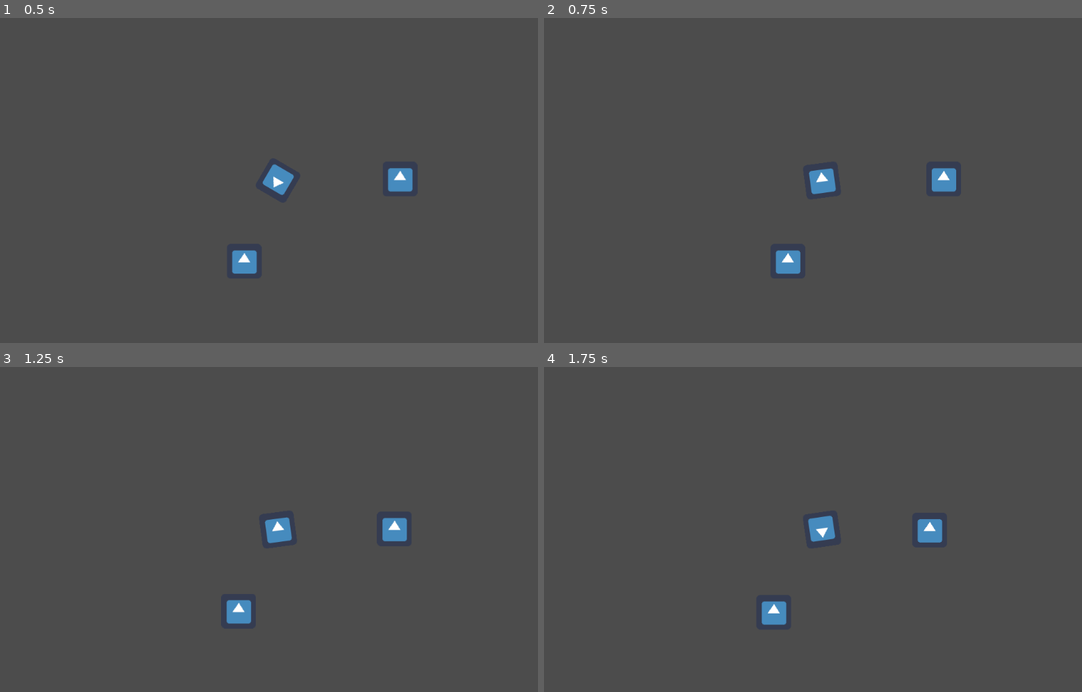
Above: before the commit, frames 1-4 (two rows, left to right).
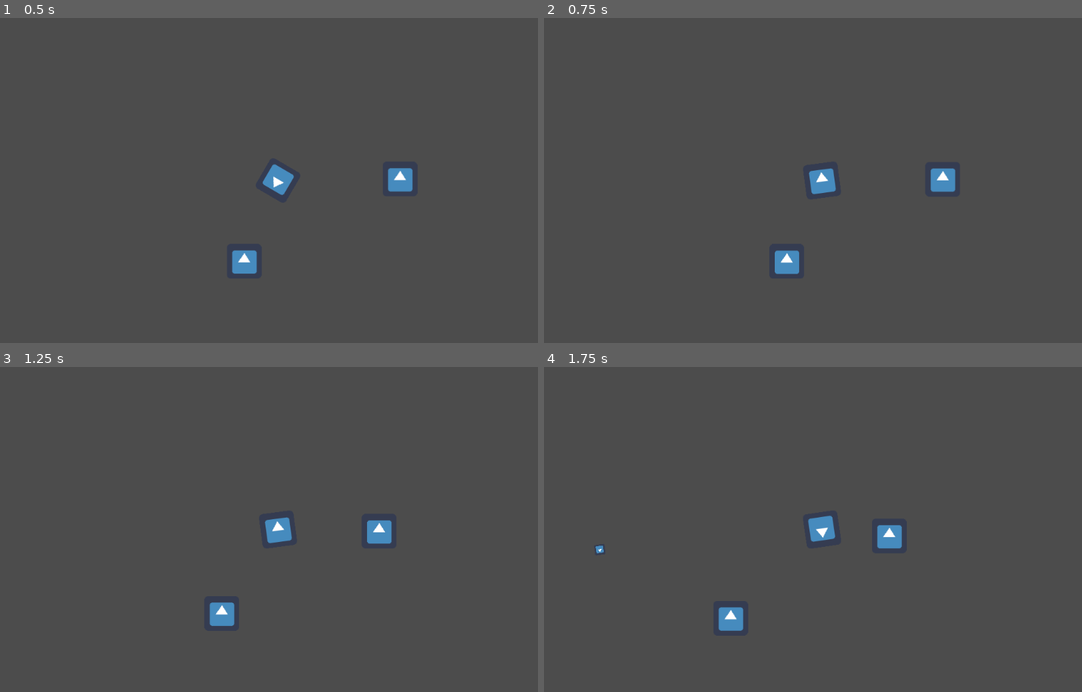
Above: after the commit, the same moments.

Repository: kpfries/moonshot2020
Game: Godot game, scene res://Scenes/Sample_Scene.tscn
Two runs of this game, one before a commit and one after it. Both use one fixed random seed, a clock stepped at 60 frames per second and the inputs below. The project has no main scene, so this scene is started directly. The engine's default icon, where the game draws it, is replaced by a stand-in: a white triangle on a blue panel in a dark square.
Inputs (mouse positions are in pixels of both pictures, inside the frame that each line leads up to):
- Up to frame 1 (0.5 s): no input
- Up to frame 2 (0.75 s): tap Enter at 0.5 s; move the mouse to (942, 164) at 0.52 s; hold Up (ui_up) from 0.53 s (still down); right-click (942, 164) at 0.6 s
- Up to frame 3 (1.25 s): keep holding Up (ui_up); click (398, 513) at 0.8 s
- Up to frame 4 (1.75 s): move the mouse to (710, 545) at 1.27 s; release Up (ui_up) at 1.28 s; click (710, 545) at 1.35 s; right-click (710, 545) at 1.55 s

Frame 1 is identical in both runs. In frame 2, 0.1% of the frame differs, in the area x 42-77%, y 46-79%; in frame 3, 1.0%; in frame 4, 1.4%, in the area x 9-75%, y 46-82%.

Commit message:
better bullet behavior
bullets spawn from the actor shooting them and inherit the shooter's velocity and transform.  Despawn on collision with physics body

Diff:
--- a/Scenes/Actors/Player.tscn
+++ b/Scenes/Actors/Player.tscn
@@ -20,6 +20,9 @@
 [node name="Sprite" type="Sprite" parent="."]
 texture = ExtResource( 1 )
 
+[node name="Gun" type="Node2D" parent="Sprite"]
+position = Vector2( 44.4974, 22.5136 )
+
 [node name="RayCast2D" type="RayCast2D" parent="Sprite"]
 position = Vector2( 36.929, 0 )
 enabled = true
--- a/Scenes/Projectiles/Bullet.tscn
+++ b/Scenes/Projectiles/Bullet.tscn
@@ -14,3 +14,4 @@
 [node name="Sprite" type="Sprite" parent="."]
 scale = Vector2( 0.3, 0.3 )
 texture = ExtResource( 1 )
+[connection signal="body_entered" from="." to="." method="_on_Bullet_body_entered"]
--- a/Scenes/Sample_Scene.tscn
+++ b/Scenes/Sample_Scene.tscn
@@ -24,6 +24,7 @@
 position = Vector2( 408.814, 231.251 )
 can_sleep = false
 linear_velocity = Vector2( 0, 0 )
+thrust = 200
 tether = NodePath("../Rigid Tether")
 
 [node name="Asteroid" parent="." instance=ExtResource( 2 )]
--- a/Scripts/Bullet.gd
+++ b/Scripts/Bullet.gd
@@ -1,17 +1,27 @@
 extends Area2D
 
 
-export var speed: float = 500
+export var speed: float = 1000
 var vector = Vector2(0, -1)
+var parent_speed: Vector2 = Vector2()
+
 
 
 
 func _ready():
-	pass # Replace with function body.
+	rotation = vector.angle()
+	pass
 
 
 # Called every frame. 'delta' is the elapsed time since the previous frame.
 # warning-ignore:unused_argument
 func _physics_process(delta):
-	position.y -= speed * delta * vector.y
-	position.x -= speed * delta * vector.x
+	position += ((speed * vector) + parent_speed) * delta
+
+
+
+
+func _on_Bullet_body_entered(body):
+	print(body)
+	#if body.name == "Player":
+	queue_free()
--- a/Scripts/Player.gd
+++ b/Scripts/Player.gd
@@ -4,8 +4,11 @@
 export var thrust = 50
 onready var sprite = $Sprite
 export var tether: NodePath = ""
+var bullet_scn := preload("res://Scenes/Projectiles/Bullet.tscn")
+
 onready var ray = $Sprite/RayCast2D
 onready var grapple = get_node(tether)
+onready var gun = $Sprite/Gun
 
 # Called when the node enters the scene tree for the first time.
 func _ready():
@@ -23,16 +26,21 @@
 		self.apply_central_impulse(thruster_force)
 
 	if Input.is_action_just_pressed("grapple"):
-		print(ray.get_collider())
 		if ray.is_colliding() == true:
 			moveto(ray.get_collider(), grapple)
 			grapple.set_node_b(get_path_to(ray.get_collider()))
 			print(ray.get_collider().global_position)
-			print(grapple.global_position)
 	if Input.is_action_just_released("grapple"):
 		if grapple.node_b:
 			grapple.set_node_b(NodePath(""))
 
+	#eventually check if equipped weapon is repeating and spawn another bullet when elapsed time exceeds firerate but for now we're doing semi auto
+	if Input.is_action_just_pressed("shoot"):
+		var bullet := bullet_scn.instance()
+		bullet.vector = position.direction_to(cursor_pos)
+		bullet.global_transform = gun.global_transform
+		bullet.parent_speed = linear_velocity
+		get_tree().current_scene.add_child(bullet)
 
 
 func moveto(target, current):
--- a/project.godot
+++ b/project.godot
@@ -15,7 +15,7 @@
 
 [application]
 
-config/name="Moonshot2020"
+config/name="Cold Burn"
 config/icon="res://icon.png"
 
 [input]
@@ -53,6 +53,11 @@
 "events": [ Object(InputEventMouseButton,"resource_local_to_scene":false,"resource_name":"","device":0,"alt":false,"shi …(212 unchanged characters)…
  ]
 }
+shoot={
+"deadzone": 0.5,
+"events": [ Object(InputEventMouseButton,"resource_local_to_scene":false,"resource_name":"","device":0,"alt":false,"shift":false,"control":false,"meta":false,"command":false,"button_mask":0,"position":Vector2( 0, 0 ),"global_position":Vector2( 0, 0 ),"factor":1.0,"button_index":1,"pressed":false,"doubleclick":false,"script":null)
+ ]
+}
 
 [physics]
 
